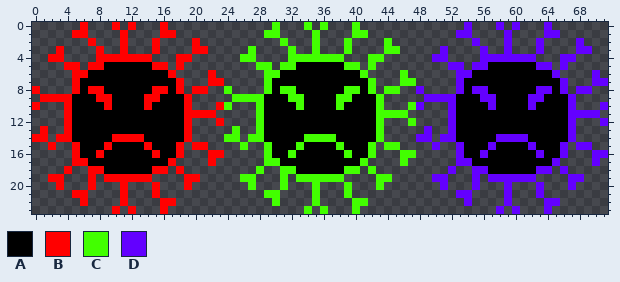
Sprite sheet -- frontend/public/assets/Viruses/VirusSprite.png. The picture above was drawn from the file before the commit.
The file is 144x48 pixels, drawn in blocks of 2x2; one block is one cell here.
Palette (. is transparent): A #000000  B #ff0000  C #42ff00  D #6300ff
Pixels before, first column x 0:
 0 ......B...B.B...B.............C...C.C...C.............D...D.D...D.......
 1 .....BB....B....BB...........CC....C....CC...........DD....D....DD......
 2 .......B...B...B....B..........C...C...C....C..........D...D...D....D...
 3 ...B....B..B...B....BB.....C....C..C...C....CC.....D....D..D...D....DD..
 4 ..BB....BBBBBBB...BB......CC....CCCCCCC...CC......DD....DDDDDDD...DD....
 5 ....BB.BBAAAAAABB.B.........CC.CCAAAAAACC.C.........DD.DDAAAAAADD.D.....
 6 .....BBAAAAAAAAAAB....B......CCAAAAAAAAAAC....C......DDAAAAAAAAAAD....D.
 7 .....BAAAAAAAAAAAAB...BB.....CAAAAAAAAAAAAC...CC.....DAAAAAAAAAAAAD...DD
 8 B....BABBAAAAAABBAB.BB..C....CACCAAAAAACCAC.CC..D....DADDAAAAAADDAD.DD..
 9 .BBBBAAABBAAAABBAAAB.....CCCCAAACCAAAACCAAAC.....DDDDAAADDAAAADDAAAD....
10 B...BAAAABAAAABAAAAB...BC...CAAAACAAAACAAAAC...CD...DAAAADAAAADAAAAD...D
11 ....BAAAAAAAAAAAAAABBBB.....CAAAAAAAAAAAAAACCCC.....DAAAAAAAAAAAAAADDDD.
12 ....BAAAAAAAAAAAAAAB...B....CAAAAAAAAAAAAAAC...C....DAAAAAAAAAAAAAAD...D
13 .B..BAAAAAAAAAAAAAAB.....C..CAAAAAAAAAAAAAAC.....D..DAAAAAAAAAAAAAAD....
14 BB.BBAAAAABBBBAAAAAB....CC.CCAAAAACCCCAAAAAC....DD.DDAAAAADDDDAAAAAD....
15 ..B..BAAABAAAABAAAB.BB....C..CAAACAAAACAAAC.CC....D..DAAADAAAADAAAD.DD..
16 .....BAABAAAAAABAAB...BB.....CAACAAAAAACAAC...CC.....DAADAAAAAADAAD...DD
17 .....BBAAAAAAAAAAB....B......CCAAAAAAAAAAC....C......DDAAAAAAAAAAD....D.
18 ....B..BBAAAAAABB.B.........C..CCAAAAAACC.C.........D..DDAAAAAADD.D.....
19 ..BB...B.BBBBBB....BB.....CC...C.CCCCCC....CC.....DD...D.DDDDDD....DD...
20 ...B...B...B...B...B.......C...C...C...C...C.......D...D...D...D...D....
21 .....BB....B...B.............CC....C...C.............DD....D...D........
22 ......B....B....BB............C....C....CC............D....D....DD......
23 ..........B.B...B.................C.C...C.................D.D...D.......
Now the later version:
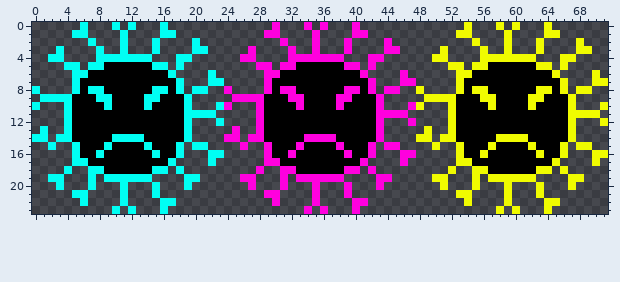
Edits made:
colour B: #ff0000 -> #00fff4
colour C: #42ff00 -> #ff00de
colour D: #6300ff -> #f0fb00
